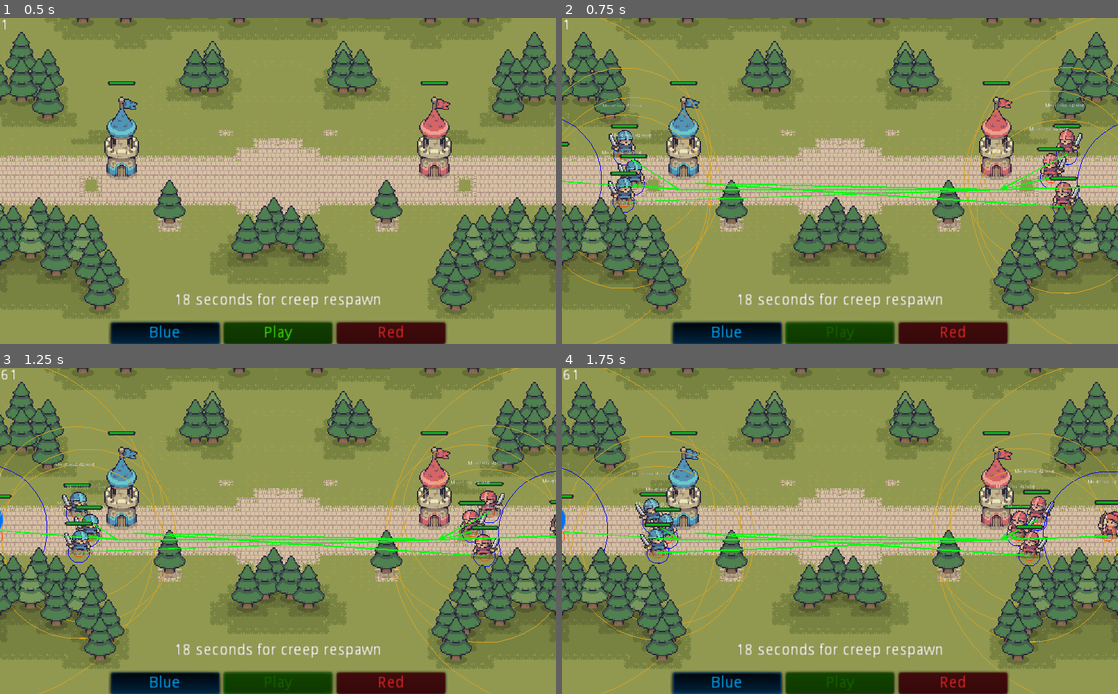
Above: before the commit, frames 1-4 (two rows, left to right).
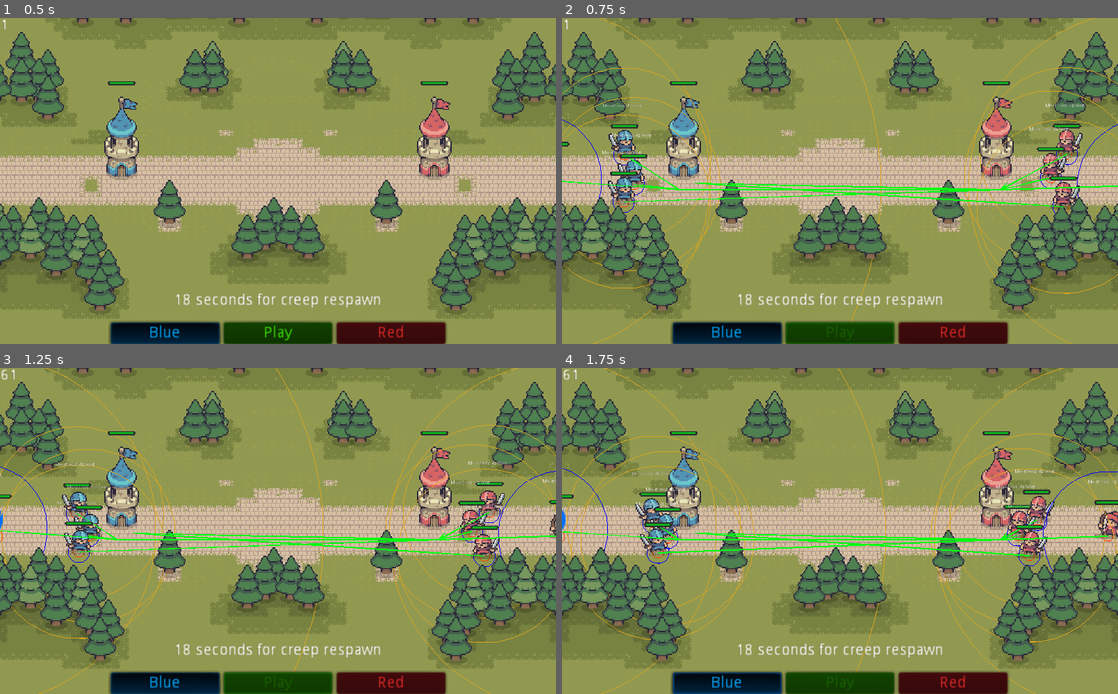
Above: after the commit, the same moments.

Repository: spicylobstergames/shotcaller-godot
Game: Godot game, scene res://TestScene.tscn
Two runs of this game, one before a commit and one after it. Both use one fixed random seed, a clock stepped at 60 frames per second and the inputs below.
Inputs:
- Up to frame 1 (0.5 s): no input
- Up to frame 2 (0.75 s): click "Play" at 0.5 s
- Up to frame 3 (1.25 s): no input
- Up to frame 4 (1.75 s): click "Blue" at 1.25 s

Frame 1 is identical in both runs. In frame 2, 0.1% of the frame differs, in the area x 49-58%, y 0-94%; in frame 3, 0.1%, in the area x 49-59%, y 0-94%; in frame 4, 0.1%.

Commit message:
When the enemy core gets destroyed, fireworks are spawned

Diff:
--- a/Prototype/Autoloads/Game.gd
+++ b/Prototype/Autoloads/Game.gd
@@ -18,4 +18,7 @@
 		_:
 			winner = Units.TeamID.None
 	print("Game is over, winner is %s" % [Units.TeamID.keys()[winner]])
+	for unit in Units.get_all_allies(winner):
+		if "winner" in unit:
+			unit.winner = true
 	is_playing = false
--- a/Prototype/Autoloads/Units.gd
+++ b/Prototype/Autoloads/Units.gd
@@ -127,6 +127,12 @@
 		unit.move_position = move_points[move_points.size() - 1]
 		unit.move_points = move_points
 
+func get_all_allies(current_team: int) -> Array:
+	var output = []
+	for unit in get_tree().get_nodes_in_group("units"):
+		if unit.attributes.primary.unit_team == current_team:
+			output.append(unit)
+	return output
 
 func get_allies(node: Node2D, current_team: int, current_type: int, target_types: PoolIntArray = [], detection_type: int = DetectionTypeID.Area, radius: float = 1000) -> Array:
 	var allies: Array = []
@@ -207,7 +213,6 @@
 				filtered_units.append(u)
 
 	return filtered_units
-
 
 func _get_position_list_arround(target_position: Vector2, units: Array) -> PoolVector2Array:
 	var positions: PoolVector2Array = PoolVector2Array()
--- a/Prototype/Building/Child/Core/Core.gd
+++ b/Prototype/Building/Child/Core/Core.gd
@@ -1,8 +1,9 @@
 extends "res://Building/Building.gd"
 
-
+var firework_scene = preload("res://Firework.tscn")
 const FlagClass := preload("res://Building/Node/Flag.gd")
 
+var winner = false
 
 func _setup_team() -> void:
 	for t in $TextureContainer.get_children():
@@ -12,3 +13,10 @@
 
 func final_actions():
 	Game.game_over(team)
+
+func _physics_process(delta):
+	if winner and randf() > 0.95:
+		var firework = firework_scene.instance()
+		firework.team = Player.selected_team
+		add_child(firework)
+	._physics_process(delta)
--- a/Prototype/Character/BT/Leaves/FIndClosestEnemy.gd
+++ b/Prototype/Character/BT/Leaves/FIndClosestEnemy.gd
@@ -5,7 +5,11 @@
 	var sorted_enemies = Units.get_closest_units_by(agent, Units.SortTypeID.Distance, agent.enemies)
 	if sorted_enemies.size() <= 0:
 		return NodeStatus.Failure
-	var closest_enemy = Units.get_closest_units_by(agent, Units.SortTypeID.Distance, agent.enemies)[0]
+	var closest_enemy = sorted_enemies[0]
+
+	var distance_threshold = agent.get_node("Skills").get_skill(0).get_range() * 0.75
+	if agent.global_position.distance_to(closest_enemy.global_position) > distance_threshold:
+		return NodeStatus.Failure
 
 	agent.targeted_enemy = closest_enemy
 	return NodeStatus.Success
--- a/Prototype/Character/Child/Leader/DEBUG_Daniel/Daniel.tscn
+++ b/Prototype/Character/Child/Leader/DEBUG_Daniel/Daniel.tscn
@@ -43,7 +43,7 @@
 script = ExtResource( 9 )
 collision_size = 5.0
 attack_range = 0.0
-unit_detection = 1000.0
+unit_detection = 300.0
 area_selection = 10.0
 hurt_area = {
 "height": 0.0,
@@ -306,7 +306,7 @@
 
 [node name="BasicAttack" type="Node" parent="Skills" index="0"]
 script = ExtResource( 4 )
-damage = 250.0
+damage = 500.0
 attack_range = 50.0
 
 [node name="RockToss" type="Node" parent="Skills" index="1"]
--- /dev/null
+++ b/Prototype/Firework.gd
@@ -0,0 +1,35 @@
+extends Node2D
+
+var team: int
+var velocity = Vector2(0.0,0.0)
+var speed_increase
+
+var blue_colors =  [Color("#342d71"), Color("#2d55ff"), Color("#00b5cc")]
+var red_colors =  [Color.red, Color.brown, Color.crimson]
+
+func _ready():
+	rotation = -PI/2.0 + rand_range(-0.5, 0.5)
+	$AnimationPlayer.playback_speed = rand_range(0.9, 1.1)
+	speed_increase = rand_range(0.9, 5.0)
+	velocity = Vector2(rand_range(1.0, 5.0), 0.0).rotated(rotation)
+	match team:
+		Units.TeamID.Blue:
+			$ExplosionParticles.modulate = blue_colors[randi() % blue_colors.size()]
+		Units.TeamID.Red:
+			$ExplosionParticles.modulate = red_colors[randi() % red_colors.size()]
+
+
+func _physics_process(delta):
+	if $TrailParticles.emitting:
+		velocity += Vector2(speed_increase * delta, 0.0).rotated(rotation)
+	velocity.y += 0.5 * delta
+	rotation = velocity.angle()
+	position += velocity
+
+func leave_explosion_behind():
+	var explosion = $ExplosionParticles
+	var old_position = explosion.global_position
+	remove_child(explosion)
+	get_parent().add_child(explosion)
+	explosion.global_position = old_position
+	explosion.emitting = true
--- /dev/null
+++ b/Prototype/Firework.tscn
@@ -0,0 +1,154 @@
+[gd_scene load_steps=12 format=2]
+
+[ext_resource path="res://Assets/Effects/firework.png" type="Texture" id=1]
+[ext_resource path="res://Firework.gd" type="Script" id=2]
+[ext_resource path="res://Assets/Effects/explosion_particle.png" type="Texture" id=3]
+
+[sub_resource type="Gradient" id=1]
+offsets = PoolRealArray( 0, 0.211838, 0.417445, 0.76324 )
+colors = PoolColorArray( 1, 1, 1, 1, 0.992188, 1, 0, 1, 1, 0.726563, 0, 1, 0.550781, 0, 0, 1 )
+
+[sub_resource type="GradientTexture" id=2]
+gradient = SubResource( 1 )
+
+[sub_resource type="ParticlesMaterial" id=3]
+lifetime_randomness = 0.21
+flag_disable_z = true
+direction = Vector3( -1, 0, 0 )
+spread = 10.0
+gravity = Vector3( 0, 98, 0 )
+initial_velocity = 50.0
+orbit_velocity = 0.0
+orbit_velocity_random = 0.0
+color_ramp = SubResource( 2 )
+
+[sub_resource type="Gradient" id=7]
+offsets = PoolRealArray( 0, 0.457944, 1 )
+colors = PoolColorArray( 0.7, 0.7, 0.7, 1, 1, 1, 1, 1, 0.31, 0.31, 0.31, 1 )
+
+[sub_resource type="GradientTexture" id=8]
+gradient = SubResource( 7 )
+
+[sub_resource type="ParticlesMaterial" id=4]
+lifetime_randomness = 0.26
+flag_disable_z = true
+direction = Vector3( 0, 1, 0 )
+spread = 180.0
+gravity = Vector3( 0, 98, 0 )
+initial_velocity = 300.0
+orbit_velocity = 0.0
+orbit_velocity_random = 0.0
+color_ramp = SubResource( 8 )
+hue_variation = 0.07
+hue_variation_random = 1.0
+
+[sub_resource type="Animation" id=5]
+resource_name = "EXPLOSION!!!!!!"
+length = 3.0
+tracks/0/type = "method"
+tracks/0/path = NodePath(".")
+tracks/0/interp = 1
+tracks/0/loop_wrap = true
+tracks/0/imported = false
+tracks/0/enabled = true
+tracks/0/keys = {
+"times": PoolRealArray( 1.9, 2.2 ),
+"transitions": PoolRealArray( 1, 1 ),
+"values": [ {
+"args": [  ],
+"method": "leave_explosion_behind"
+}, {
+"args": [  ],
+"method": "queue_free"
+} ]
+}
+tracks/1/type = "value"
+tracks/1/path = NodePath("Sprite:self_modulate")
+tracks/1/interp = 1
+tracks/1/loop_wrap = true
+tracks/1/imported = false
+tracks/1/enabled = true
+tracks/1/keys = {
+"times": PoolRealArray( 0, 2, 2.2 ),
+"transitions": PoolRealArray( 1, 1, 1 ),
+"update": 0,
+"values": [ Color( 1, 1, 1, 1 ), Color( 1, 1, 1, 1 ), Color( 1, 1, 1, 0 ) ]
+}
+tracks/2/type = "value"
+tracks/2/path = NodePath("TrailParticles:emitting")
+tracks/2/interp = 1
+tracks/2/loop_wrap = true
+tracks/2/imported = false
+tracks/2/enabled = true
+tracks/2/keys = {
+"times": PoolRealArray( 0, 1.4 ),
+"transitions": PoolRealArray( 1, 1 ),
+"update": 1,
+"values": [ true, false ]
+}
+
+[sub_resource type="Animation" id=6]
+length = 0.001
+tracks/0/type = "value"
+tracks/0/path = NodePath("ExplosionParticles:emitting")
+tracks/0/interp = 1
+tracks/0/loop_wrap = true
+tracks/0/imported = false
+tracks/0/enabled = true
+tracks/0/keys = {
+"times": PoolRealArray( 0 ),
+"transitions": PoolRealArray( 1 ),
+"update": 0,
+"values": [ false ]
+}
+tracks/1/type = "value"
+tracks/1/path = NodePath("Sprite:self_modulate")
+tracks/1/interp = 1
+tracks/1/loop_wrap = true
+tracks/1/imported = false
+tracks/1/enabled = true
+tracks/1/keys = {
+"times": PoolRealArray( 0 ),
+"transitions": PoolRealArray( 1 ),
+"update": 0,
+"values": [ Color( 1, 1, 1, 1 ) ]
+}
+tracks/2/type = "value"
+tracks/2/path = NodePath("TrailParticles:emitting")
+tracks/2/interp = 1
+tracks/2/loop_wrap = true
+tracks/2/imported = false
+tracks/2/enabled = true
+tracks/2/keys = {
+"times": PoolRealArray( 0 ),
+"transitions": PoolRealArray( 1 ),
+"update": 0,
+"values": [ true ]
+}
+
+[node name="Firework" type="Node2D"]
+script = ExtResource( 2 )
+
+[node name="TrailParticles" type="Particles2D" parent="."]
+position = Vector2( -4.60138, 0 )
+amount = 64
+local_coords = false
+process_material = SubResource( 3 )
+
+[node name="Sprite" type="Sprite" parent="."]
+rotation = 1.5708
+texture = ExtResource( 1 )
+
+[node name="ExplosionParticles" type="Particles2D" parent="."]
+emitting = false
+amount = 512
+one_shot = true
+explosiveness = 0.81
+local_coords = false
+process_material = SubResource( 4 )
+texture = ExtResource( 3 )
+
+[node name="AnimationPlayer" type="AnimationPlayer" parent="."]
+autoplay = "EXPLOSION!!!!!!"
+anims/EXPLOSION!!!!!! = SubResource( 5 )
+anims/RESET = SubResource( 6 )
Binary file added: Prototype/Assets/Effects/explosion_particle.png
Not shown, added: Prototype/Assets/Effects/explosion_particle.png.import
Binary file added: Prototype/Assets/Effects/firework.png
Not shown, added: Prototype/Assets/Effects/firework.png.import
